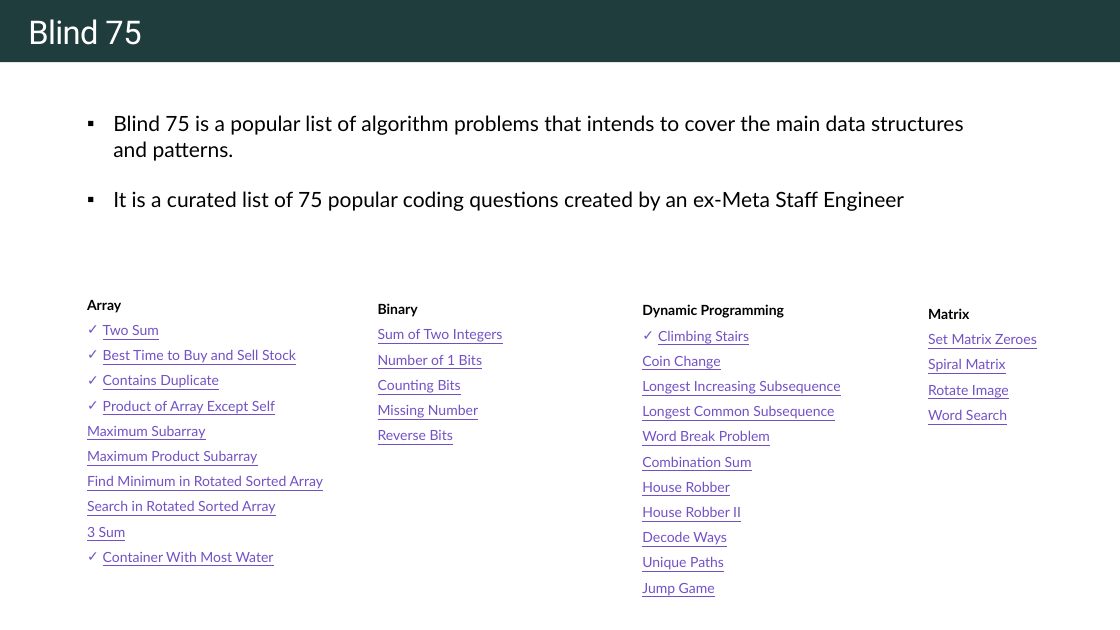
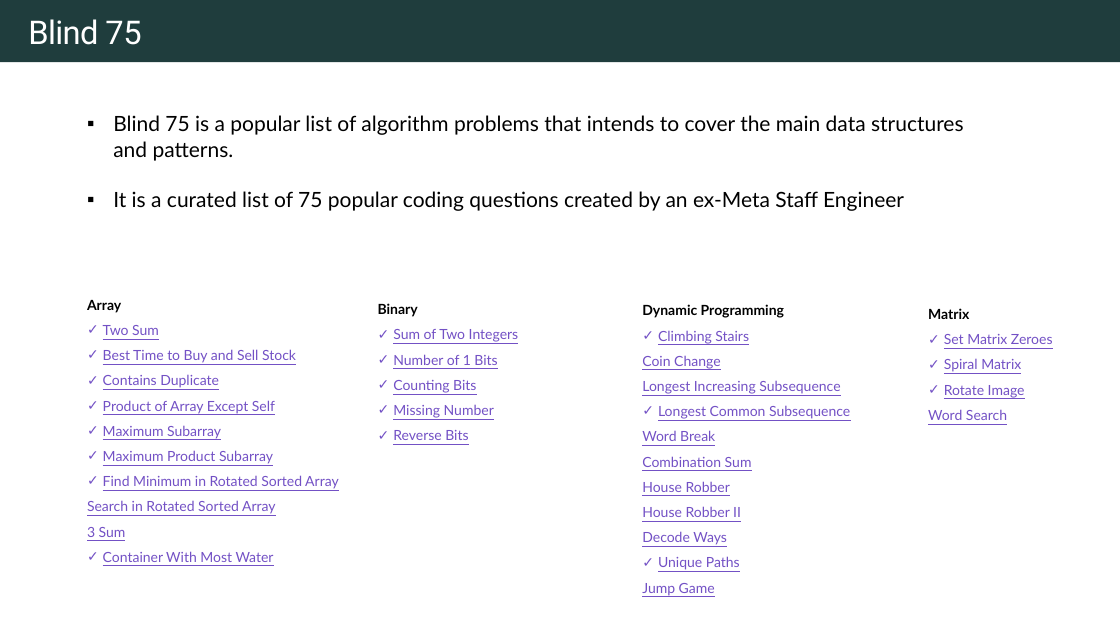
Before and after one commit to rfdavid/coding-interview-handbook-cpp, a slide deck: slide 5 of Algorithm and problem Solving Cheatsheet.pptm. Drawn at 1120x630 pixels with LibreOffice and Linux fonts; fonts in the diff are those of the drawing. Boxes give left, top, right and bottom in pixels: in the first picture for what was removed or moved away, otherwise in the second. Text is boxed around its words. In the diff, an @@ line names an element or a change of style, - is before the commit and + after.

```diff
--- a/Algorithm and problem Solving Cheatsheet.pptm
+++ b/Algorithm and problem Solving Cheatsheet.pptm
@@ text at (393, 329, 519, 440): bullet none to ✓ @@
@@ text at (944, 334, 1053, 398): bullet none to ✓ @@
@@ text at (658, 406, 850, 570): bullet none to ✓ @@
@@ text at (103, 426, 339, 489): bullet none to ✓ @@
@@ text at (642, 430, 715, 441): text changed @@
-Word Break Problem
+Word Break
```
Also in this commit, not shown: 13 other slides changed, 75 slides added, 1 slide removed, 17 other files.
